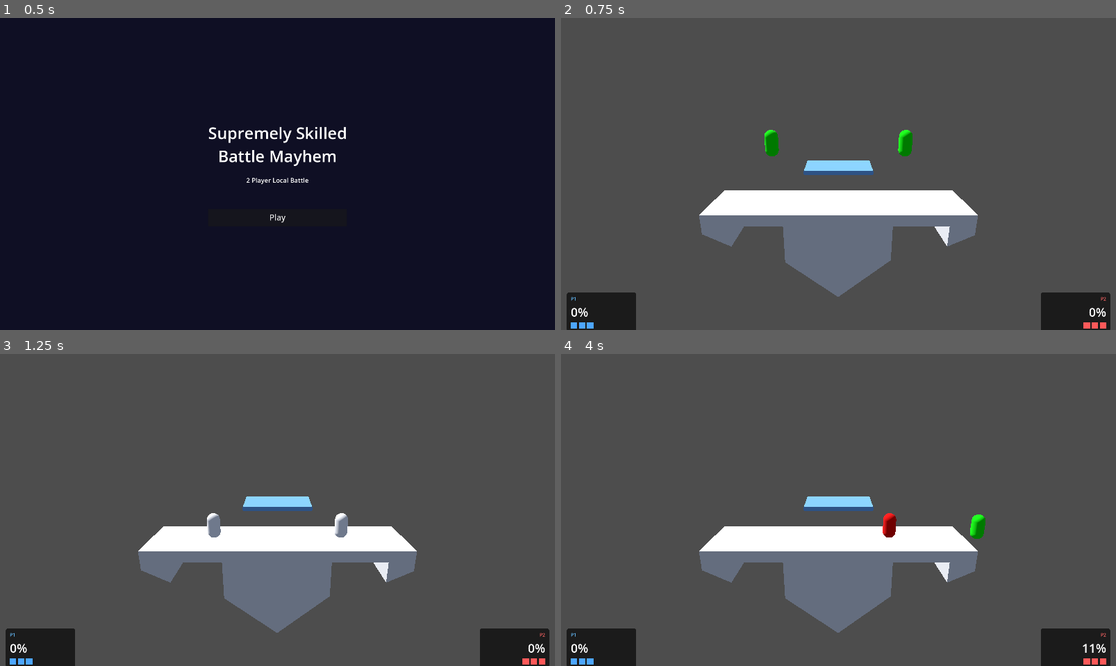
Above: before the commit, frames 1-4 (two rows, left to right).
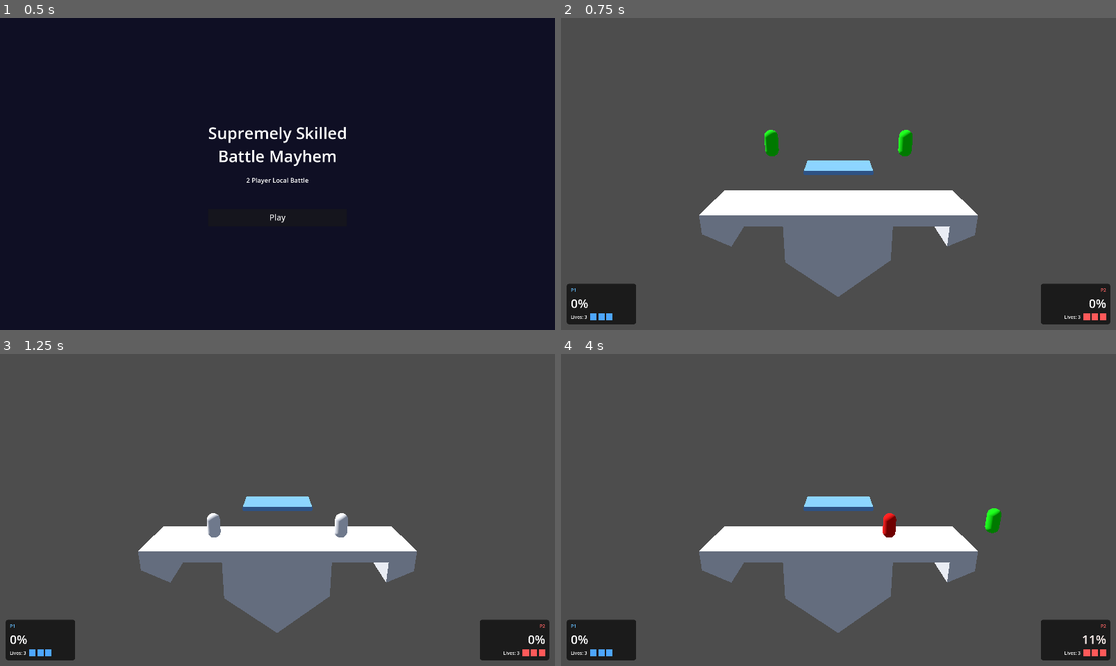
Above: after the commit, the same moments.

Repository: notBjorn/Supremely-Skilled-Battle-Mayhem
Game: Godot game, scene res://scenes/MainMenu.tscn
The game is run twice, just before and just after one commit, with the same random seed, the same clock (stepped at 60 frames per second) and the same inputs.
Inputs (mouse positions are in pixels of both pictures, inside the frame that each line leads up to):
- Up to frame 1 (0.5 s): no input
- Up to frame 2 (0.75 s): click "Play" at 0.5 s
- Up to frame 3 (1.25 s): no input
- Up to frame 4 (4 s): move the mouse to (960, 494) at 1.27 s; hold D (p1_move_right) 1.28-2.03 s; tap F (p1_attack) at 1.35 s; click (960, 494) at 1.42 s; tap W (p1_jump) at 1.52, 2.27, 3.77 s; tap Enter at 2 s; move the mouse to (727, 525) at 2.02 s; hold S (p1_down) 2.03-2.78 s; tap E (p1_dodge) at 2.1 s; move the mouse to (894, 441) at 2.77 s; hold D (p1_move_right) from 2.78 s (still down); tap Q (p1_shield) at 2.85 s; tap Space at 3.5 s; move the mouse to (810, 572) at 3.52 s; tap G (p1_special) at 3.6 s; click (810, 572) at 3.67 s

Frame 1 is identical in both runs. In frame 2, 1.6% of the frame differs, in the area x 1-99%, y 85-100%; in frame 3, 1.6%; in frame 4, 2.0%, in the area x 1-99%, y 49-100%.

Commit message:
added Knockback Percentage and 3 lives

Diff:
--- a/MainStage.tscn
+++ b/MainStage.tscn
@@ -12,11 +12,11 @@
 [sub_resource type="BoxShape3D" id="BoxShape3D_plat"]
 size = Vector3(1.5, 0.15, 2.5)
 
+[sub_resource type="StandardMaterial3D" id="StdMat_plat"]
+albedo_color = Color(0.45, 0.7, 0.95, 1)
+
 [sub_resource type="BoxMesh" id="BoxMesh_plat"]
 size = Vector3(1.5, 0.15, 2.5)
-
-[sub_resource type="StandardMaterial3D" id="StdMat_plat"]
-albedo_color = Color(0.45, 0.7, 0.95, 1)
 
 [node name="Main Stage" type="Node3D" unique_id=1020640790]
 
@@ -66,17 +66,17 @@
 dodge_action = "p2_dodge"
 spawn_position = Vector3(0, 3, -2.5)
 
-[node name="Platform" type="StaticBody3D" parent="."]
+[node name="Platform" type="StaticBody3D" parent="." unique_id=865043562]
 transform = Transform3D(1, 0, 0, 0, 1, 0, 0, 0, 1, 0, 1.7, 0)
 collision_layer = 2
 collision_mask = 0
 
-[node name="PlatformShape" type="CollisionShape3D" parent="Platform"]
+[node name="PlatformShape" type="CollisionShape3D" parent="Platform" unique_id=979225195]
 shape = SubResource("BoxShape3D_plat")
 
-[node name="PlatformMesh" type="MeshInstance3D" parent="Platform"]
+[node name="PlatformMesh" type="MeshInstance3D" parent="Platform" unique_id=948100143]
+material_override = SubResource("StdMat_plat")
 mesh = SubResource("BoxMesh_plat")
-material_override = SubResource("StdMat_plat")
 
 [node name="Camera3D" type="Camera3D" parent="." unique_id=1147411128]
 transform = Transform3D(-4.371139e-08, -0.309017, 0.95105654, 0, 0.95105654, 0.309017, -1, 1.3507562e-08, -4.1572e-08, 11, 5, 0)
--- a/project.godot
+++ b/project.godot
@@ -18,11 +18,16 @@
 [autoload]
 
 GameState="*res://scripts/game_state.gd"
+MCPRuntime="*uid://c45lky7y6dsd1"
 
 [display]
 
 window/size/viewport_width=1920
 window/size/viewport_height=1080
+
+[editor_plugins]
+
+enabled=PackedStringArray("res://addons/godot_mcp/plugin.cfg")
 
 [input]
 
--- a/scenes/HUD.tscn
+++ b/scenes/HUD.tscn
@@ -25,7 +25,7 @@
 anchor_top = 1.0
 anchor_bottom = 1.0
 offset_left = 20.0
-offset_top = -130.0
+offset_top = -160.0
 offset_right = 260.0
 offset_bottom = -20.0
 theme_override_styles/panel = SubResource("StyleBoxFlat_panel")
@@ -42,18 +42,25 @@
 text = "0%"
 theme_override_font_sizes/font_size = 42
 
-[node name="Stocks" type="HBoxContainer" parent="Control/P1Panel/VBox"]
+[node name="LivesRow" type="HBoxContainer" parent="Control/P1Panel/VBox"]
+theme_override_constants/separation = 10
+
+[node name="LivesLabel" type="Label" parent="Control/P1Panel/VBox/LivesRow"]
+text = "Lives: 3"
+theme_override_font_sizes/font_size = 16
+
+[node name="Stocks" type="HBoxContainer" parent="Control/P1Panel/VBox/LivesRow"]
 theme_override_constants/separation = 6
 
-[node name="Stock1" type="ColorRect" parent="Control/P1Panel/VBox/Stocks"]
+[node name="Stock1" type="ColorRect" parent="Control/P1Panel/VBox/LivesRow/Stocks"]
 custom_minimum_size = Vector2(22, 22)
 color = Color(0.3, 0.65, 1.0, 1)
 
-[node name="Stock2" type="ColorRect" parent="Control/P1Panel/VBox/Stocks"]
+[node name="Stock2" type="ColorRect" parent="Control/P1Panel/VBox/LivesRow/Stocks"]
 custom_minimum_size = Vector2(22, 22)
 color = Color(0.3, 0.65, 1.0, 1)
 
-[node name="Stock3" type="ColorRect" parent="Control/P1Panel/VBox/Stocks"]
+[node name="Stock3" type="ColorRect" parent="Control/P1Panel/VBox/LivesRow/Stocks"]
 custom_minimum_size = Vector2(22, 22)
 color = Color(0.3, 0.65, 1.0, 1)
 
@@ -63,7 +70,7 @@
 anchor_right = 1.0
 anchor_bottom = 1.0
 offset_left = -260.0
-offset_top = -130.0
+offset_top = -160.0
 offset_right = -20.0
 offset_bottom = -20.0
 theme_override_styles/panel = SubResource("StyleBoxFlat_panel")
@@ -82,18 +89,27 @@
 horizontal_alignment = 2
 theme_override_font_sizes/font_size = 42
 
-[node name="Stocks" type="HBoxContainer" parent="Control/P2Panel/VBox"]
+[node name="LivesRow" type="HBoxContainer" parent="Control/P2Panel/VBox"]
+theme_override_constants/separation = 10
+alignment = 2
+
+[node name="LivesLabel" type="Label" parent="Control/P2Panel/VBox/LivesRow"]
+text = "Lives: 3"
+horizontal_alignment = 2
+theme_override_font_sizes/font_size = 16
+
+[node name="Stocks" type="HBoxContainer" parent="Control/P2Panel/VBox/LivesRow"]
 theme_override_constants/separation = 6
 alignment = 2
 
-[node name="Stock1" type="ColorRect" parent="Control/P2Panel/VBox/Stocks"]
+[node name="Stock1" type="ColorRect" parent="Control/P2Panel/VBox/LivesRow/Stocks"]
 custom_minimum_size = Vector2(22, 22)
 color = Color(1.0, 0.35, 0.35, 1)
 
-[node name="Stock2" type="ColorRect" parent="Control/P2Panel/VBox/Stocks"]
+[node name="Stock2" type="ColorRect" parent="Control/P2Panel/VBox/LivesRow/Stocks"]
 custom_minimum_size = Vector2(22, 22)
 color = Color(1.0, 0.35, 0.35, 1)
 
-[node name="Stock3" type="ColorRect" parent="Control/P2Panel/VBox/Stocks"]
+[node name="Stock3" type="ColorRect" parent="Control/P2Panel/VBox/LivesRow/Stocks"]
 custom_minimum_size = Vector2(22, 22)
 color = Color(1.0, 0.35, 0.35, 1)
--- a/scripts/fighter_controller.gd
+++ b/scripts/fighter_controller.gd
@@ -2,6 +2,7 @@
 
 signal damaged(player_idx: int, new_percent: float)
 signal died(player_idx: int)
+signal respawned(player_idx: int)
 
 const STATE_IDLE := "idle"
 const STATE_JUMP := "jump"
@@ -97,6 +98,8 @@
 func _physics_process(delta: float) -> void:
 	if _is_out_of_bounds():
 		_respawn()
+		if not is_inside_tree():
+			return
 	_check_drop_through_input()
 	_tick_drop_through(delta)
 	_update_collision_mask()
@@ -333,7 +336,9 @@
 	var target_damage := 0.0
 	if body.has_method("get_damage_percent"):
 		target_damage = body.get_damage_percent()
-	var knockback_strength := current_base_knockback + target_damage * current_knockback_scale
+	# Use post-hit percent so the HUD number directly tracks knockback risk.
+	var resulting_damage := target_damage + current_attack_damage
+	var knockback_strength := current_base_knockback + resulting_damage * current_knockback_scale
 	body.take_damage(current_attack_damage, Vector3(0.0, knockback_strength * 0.45, facing_z * knockback_strength))
 
 func _set_state(next_state: String) -> void:
@@ -349,6 +354,8 @@
 
 func _respawn() -> void:
 	died.emit(_player_index())
+	if not is_inside_tree():
+		return
 	global_position = spawn_position
 	velocity = Vector3.ZERO
 	damage_percent = 0.0
@@ -358,3 +365,4 @@
 	drop_through_remaining = 0.0
 	_disable_hitbox()
 	_set_state(STATE_IDLE)
+	respawned.emit(_player_index())
--- a/scripts/gameplay_scene.gd
+++ b/scripts/gameplay_scene.gd
@@ -4,6 +4,11 @@
 
 var p1_stocks := MAX_STOCKS
 var p2_stocks := MAX_STOCKS
+var game_over := false
+var stock_loss_locked := {
+	1: false,
+	2: false,
+}
 
 @onready var hud = $HUD
 
@@ -15,24 +20,34 @@
 	for fighter in get_tree().get_nodes_in_group("fighters"):
 		fighter.damaged.connect(_on_fighter_damaged)
 		fighter.died.connect(_on_fighter_died)
+		fighter.respawned.connect(_on_fighter_respawned)
 
 func _on_fighter_damaged(player_idx: int, new_percent: float) -> void:
 	hud.update_percent(player_idx, new_percent)
 
 func _on_fighter_died(player_idx: int) -> void:
+	if game_over or bool(stock_loss_locked.get(player_idx, false)):
+		return
+	stock_loss_locked[player_idx] = true
 	if player_idx == 1:
-		p1_stocks -= 1
+		p1_stocks = maxi(p1_stocks - 1, 0)
 		hud.update_stocks(1, p1_stocks)
 		hud.update_percent(1, 0.0)
 		if p1_stocks <= 0:
 			_end_game(2)
 	else:
-		p2_stocks -= 1
+		p2_stocks = maxi(p2_stocks - 1, 0)
 		hud.update_stocks(2, p2_stocks)
 		hud.update_percent(2, 0.0)
 		if p2_stocks <= 0:
 			_end_game(1)
 
+func _on_fighter_respawned(player_idx: int) -> void:
+	stock_loss_locked[player_idx] = false
+
 func _end_game(winner: int) -> void:
+	if game_over:
+		return
+	game_over = true
 	GameState.winner = winner
 	get_tree().change_scene_to_file("res://scenes/ResultsScreen.tscn")
--- a/scripts/hud.gd
+++ b/scripts/hud.gd
@@ -2,14 +2,22 @@
 
 @onready var p1_percent: Label = $Control/P1Panel/VBox/PercentLabel
 @onready var p2_percent: Label = $Control/P2Panel/VBox/PercentLabel
-@onready var p1_stocks: HBoxContainer = $Control/P1Panel/VBox/Stocks
-@onready var p2_stocks: HBoxContainer = $Control/P2Panel/VBox/Stocks
+@onready var p1_lives_label: Label = $Control/P1Panel/VBox/LivesRow/LivesLabel
+@onready var p2_lives_label: Label = $Control/P2Panel/VBox/LivesRow/LivesLabel
+@onready var p1_stocks: HBoxContainer = $Control/P1Panel/VBox/LivesRow/Stocks
+@onready var p2_stocks: HBoxContainer = $Control/P2Panel/VBox/LivesRow/Stocks
 
 func update_percent(player: int, value: float) -> void:
 	var label := p1_percent if player == 1 else p2_percent
-	label.text = "%d%%" % int(value)
+	var safe_value := maxf(value, 0.0)
+	label.text = "%d%%" % int(safe_value)
+	var danger := clampf(safe_value / 150.0, 0.0, 1.0)
+	label.add_theme_color_override("font_color", Color(1.0, lerpf(1.0, 0.35, danger), lerpf(1.0, 0.2, danger), 1.0))
 
 func update_stocks(player: int, count: int) -> void:
 	var container := p1_stocks if player == 1 else p2_stocks
+	var lives_label := p1_lives_label if player == 1 else p2_lives_label
+	var safe_count := mini(maxi(count, 0), container.get_child_count())
+	lives_label.text = "Lives: %d" % safe_count
 	for i in container.get_child_count():
-		container.get_child(i).modulate.a = 1.0 if i < count else 0.2
+		container.get_child(i).modulate.a = 1.0 if i < safe_count else 0.2
